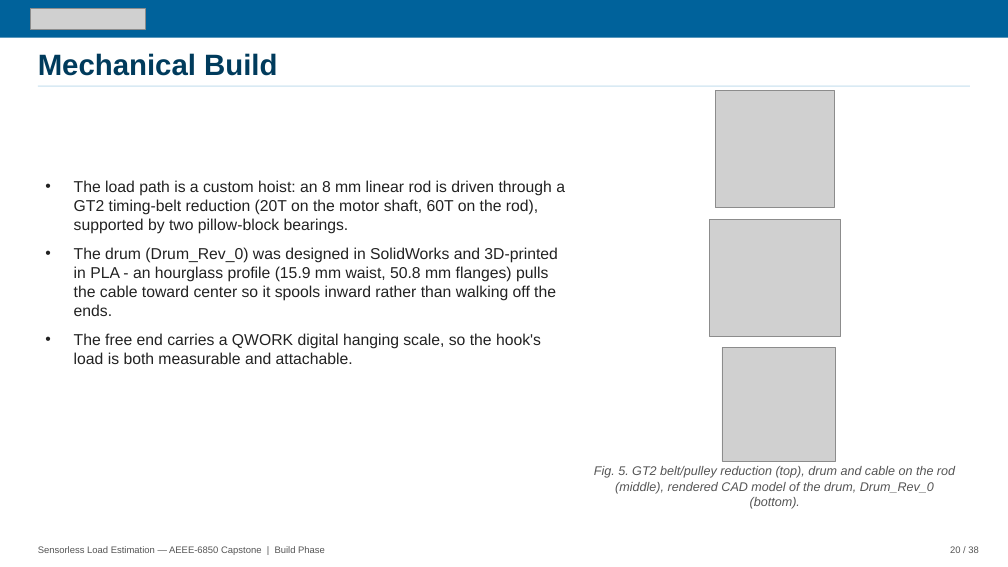
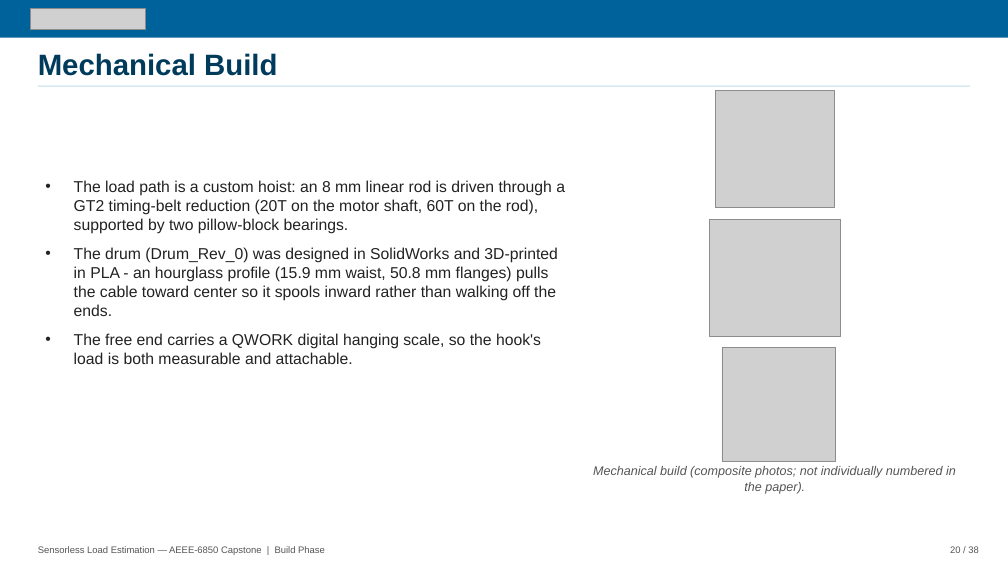
Before and after one commit to David-4529/Capstone, a slide deck: slide 20 of docs/paper/Sensorless_Load_Estimation_Deck_Rev17.pptx. Drawn at 1008x567 pixels with LibreOffice and Linux fonts; fonts in the diff are those of the drawing; grey boxes stand for pictures. Boxes give left, top, right and bottom in pixels: in the first picture for what was removed or moved away, otherwise in the second. Text is boxed around its words. In the diff, an @@ line names an element or a change of style, - is before the commit and + after.

```diff
--- a/docs/paper/Sensorless_Load_Estimation_Deck_Rev17.pptx
+++ b/docs/paper/Sensorless_Load_Estimation_Deck_Rev17.pptx
@@ text at (x1=593, y1=466, x2=956, y2=494): text changed @@
-Fig. 5. GT2 belt/pulley reduction (top), drum and cable on the rod (middle), rendered CAD model of the drum, Drum_Rev_0 (bottom).
+Mechanical build (composite photos; not individually numbered in the paper).
```
Also in this commit, not shown: 6 other slides changed.
